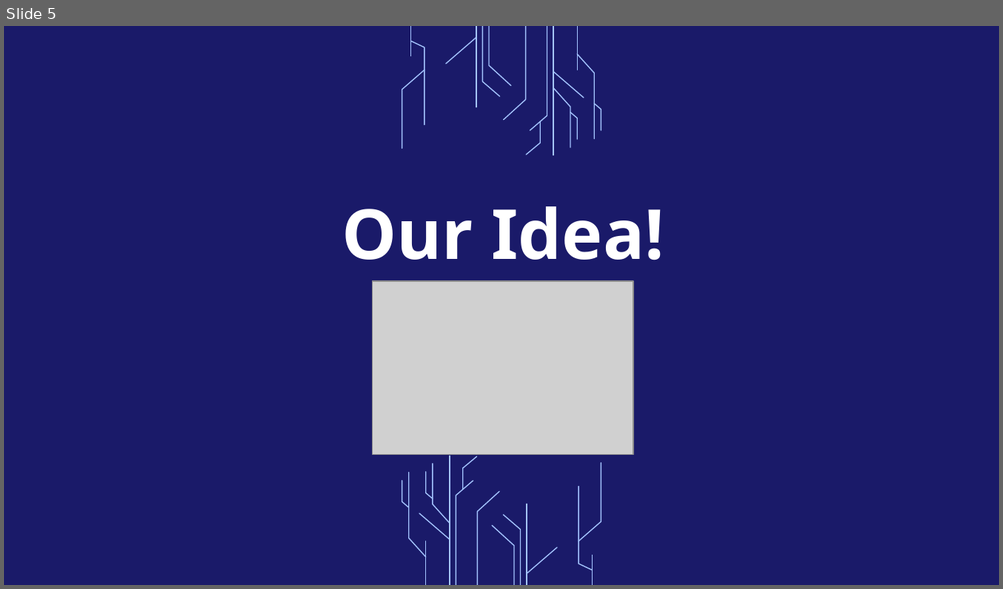
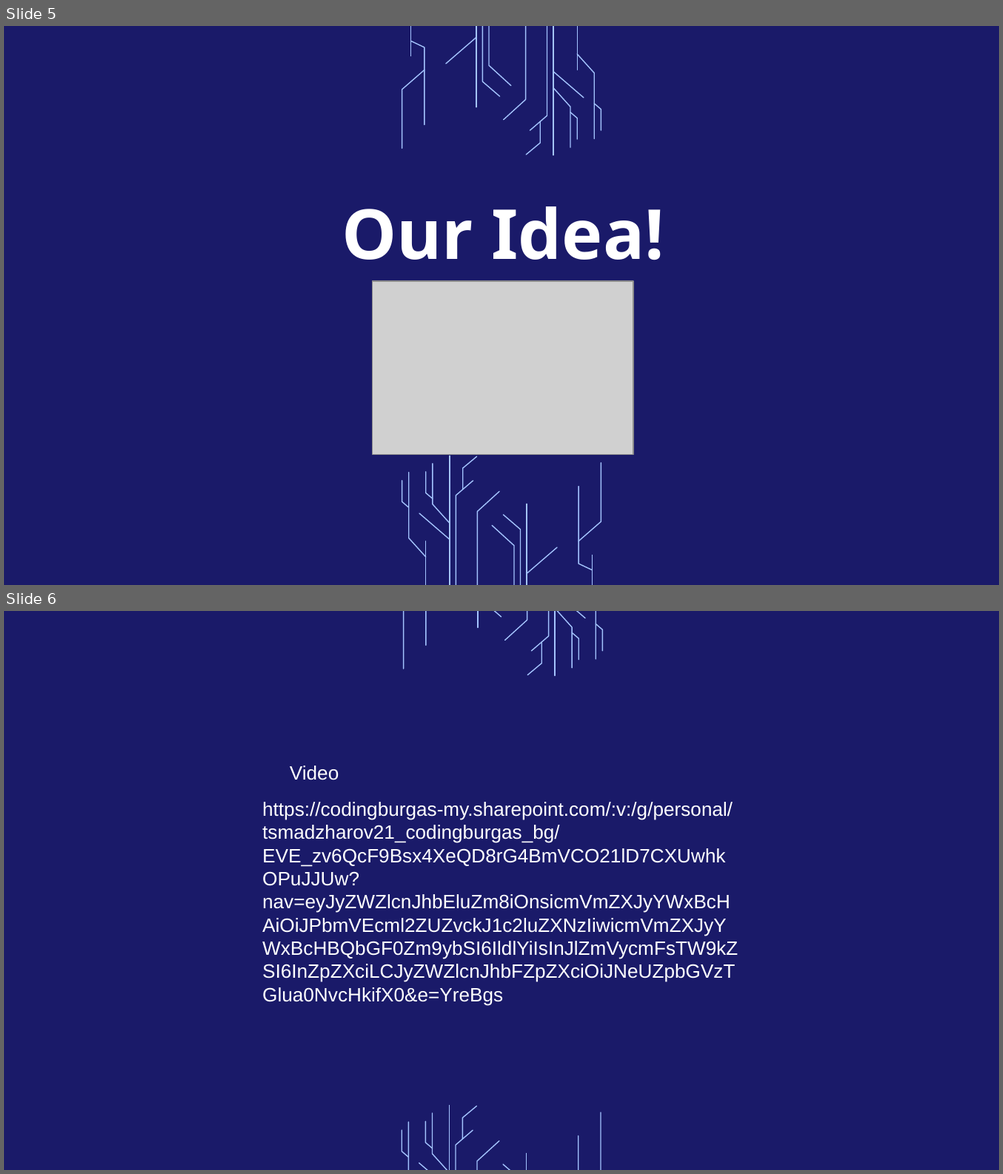
Before and after one commit to TYAtanasov21/Versus, a slide deck: documents/Versus_Presentation.pptx. Shown one above the other, each under a label of ours: slide 5 before the commit, slides 5 and 6 after it. The pictures are 1003x589 and 1003x1174 pixels, drawn with LibreOffice and Linux fonts; fonts in the diff are those of the drawing; grey boxes stand for pictures; background and template pictures are left out. Boxes give left, top, right and bottom in pixels: in the first picture for what was removed or moved away, otherwise in the second. Text is boxed around its words. In the diff, an @@ line names an element or a change of style, - is before the commit and + after.

```diff
--- a/documents/Versus_Presentation.pptx
+++ b/documents/Versus_Presentation.pptx
@@ slide 6 added at (4,611,999,1170), background picture (left out) @@
@@ group added at (403,611,603,675): 13 freeform shapes @@
@@ text added at (290,766,338,780), 14 pt, text #FFFFFF @@
+Video
@@ text added at (262,802,732,1006), 14 pt, text #FFFFFF @@
+https://codingburgas-my.sharepoint.com/:v:/g/personal/tsmadzharov21_codingburgas_bg/EVE_zv6QcF9Bsx4XeQD8rG4BmVCO21lD7CXUwhkOPuJJUw?nav=eyJyZWZlcnJhbEluZm8iOnsicmVmZXJyYWxBcHAiOiJPbmVEcml2ZUZvckJ1c2luZXNzIiwicmVmZXJyYWxBcHBQbGF0Zm9ybSI6IldlYiIsInJlZmVycmFsTW9kZSI6InZpZXciLCJyZWZlcnJhbFZpZXciOiJNeUZpbGVzTGlua0NvcHkifX0&e=YreBgs
@@ group added at (402,1105,600,1170): 13 freeform shapes @@
```
Also in this commit, not shown: 2 slides changed, 1 other file.
